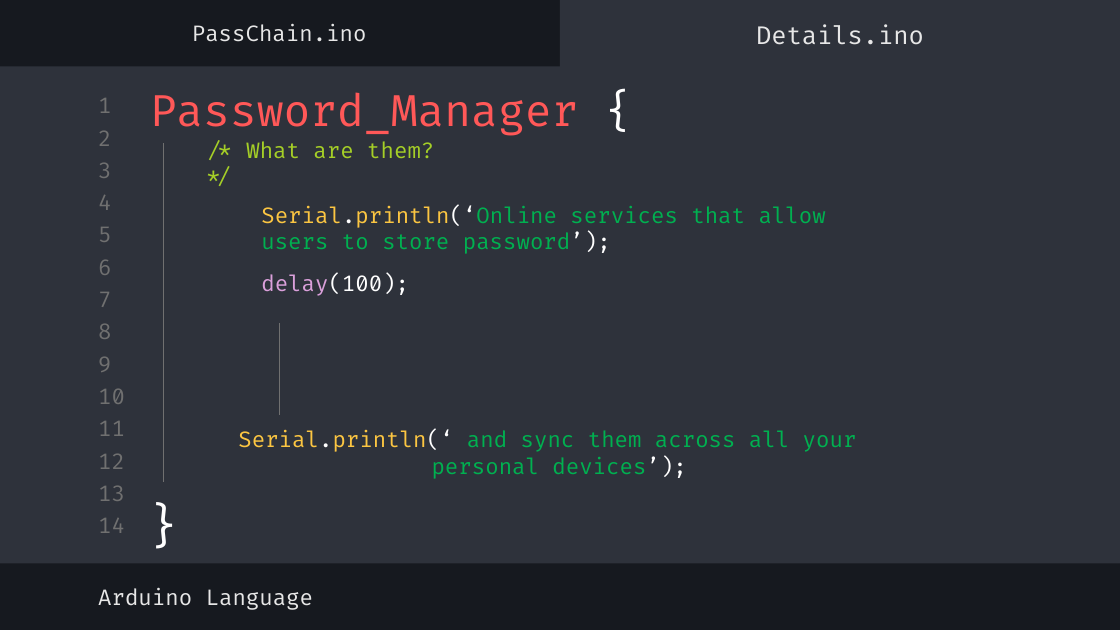
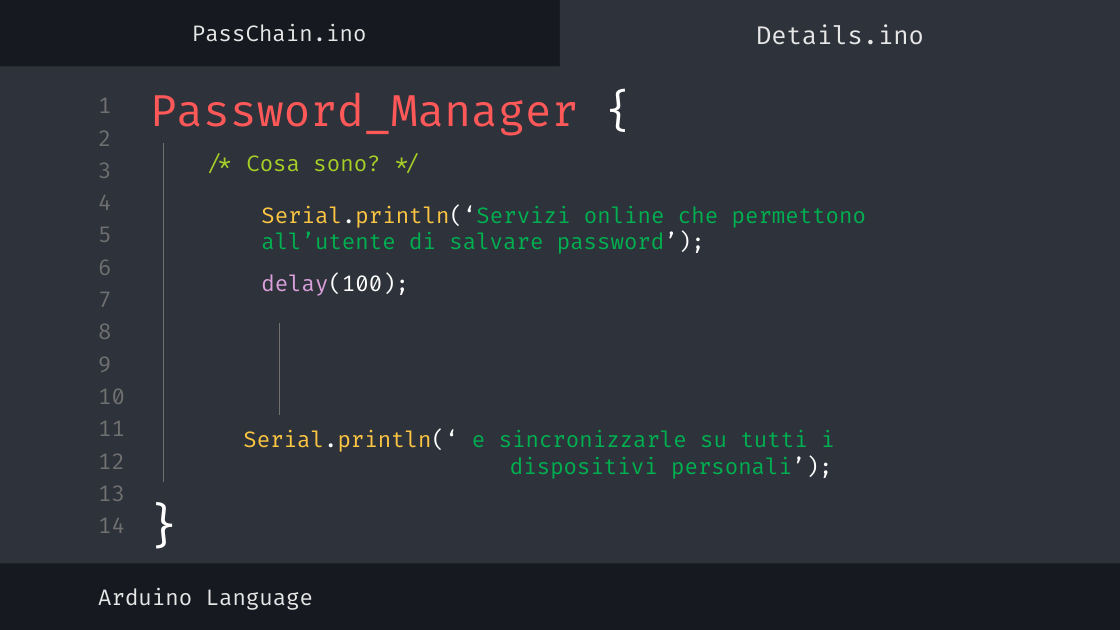
Before and after one commit to Alberto-00/PassChain-IoT, a slide deck: slide 4 of Documentazione/Presentazione/Presentazione.pptx. Drawn at 1120x630 pixels with LibreOffice and Linux fonts; fonts in the diff are those of the drawing. Boxes give left, top, right and bottom in pixels: in the first picture for what was removed or moved away, otherwise in the second. Text is boxed around its words. In the diff, an @@ line names an element or a change of style, - is before the commit and + after.

```diff
--- a/Documentazione/Presentazione/Presentazione.pptx
+++ b/Documentazione/Presentazione/Presentazione.pptx
@@ text at bbox=[246, 155, 380, 171]: text changed @@
-/* What are them? */
+/* Cosa sono? */
@@ subtitle at bbox=[261, 206, 866, 254]: text changed @@
-Serial.println(‘Online services that allow users to store password’);
+Serial.println(‘Servizi online che permettono all’utente di salvare password’);
@@ text at bbox=[243, 430, 834, 479]: text changed @@
-Serial.println(‘ and sync them across all your personal devices’);
+Serial.println(‘ e sincronizzarle su tutti i dispositivi personali’);
```
Also in this commit, not shown: 29 other slides changed, 3 other files.
